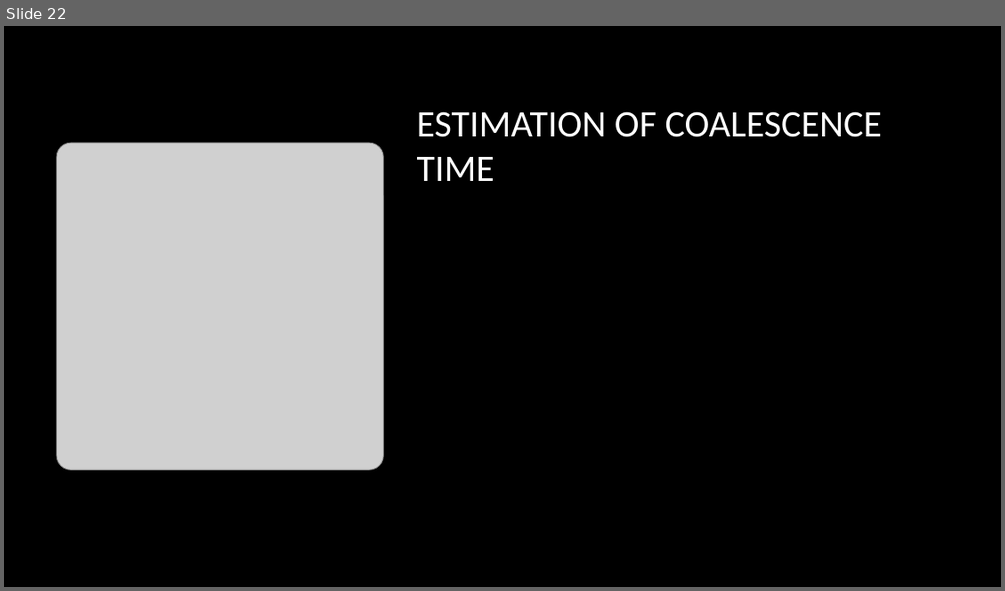
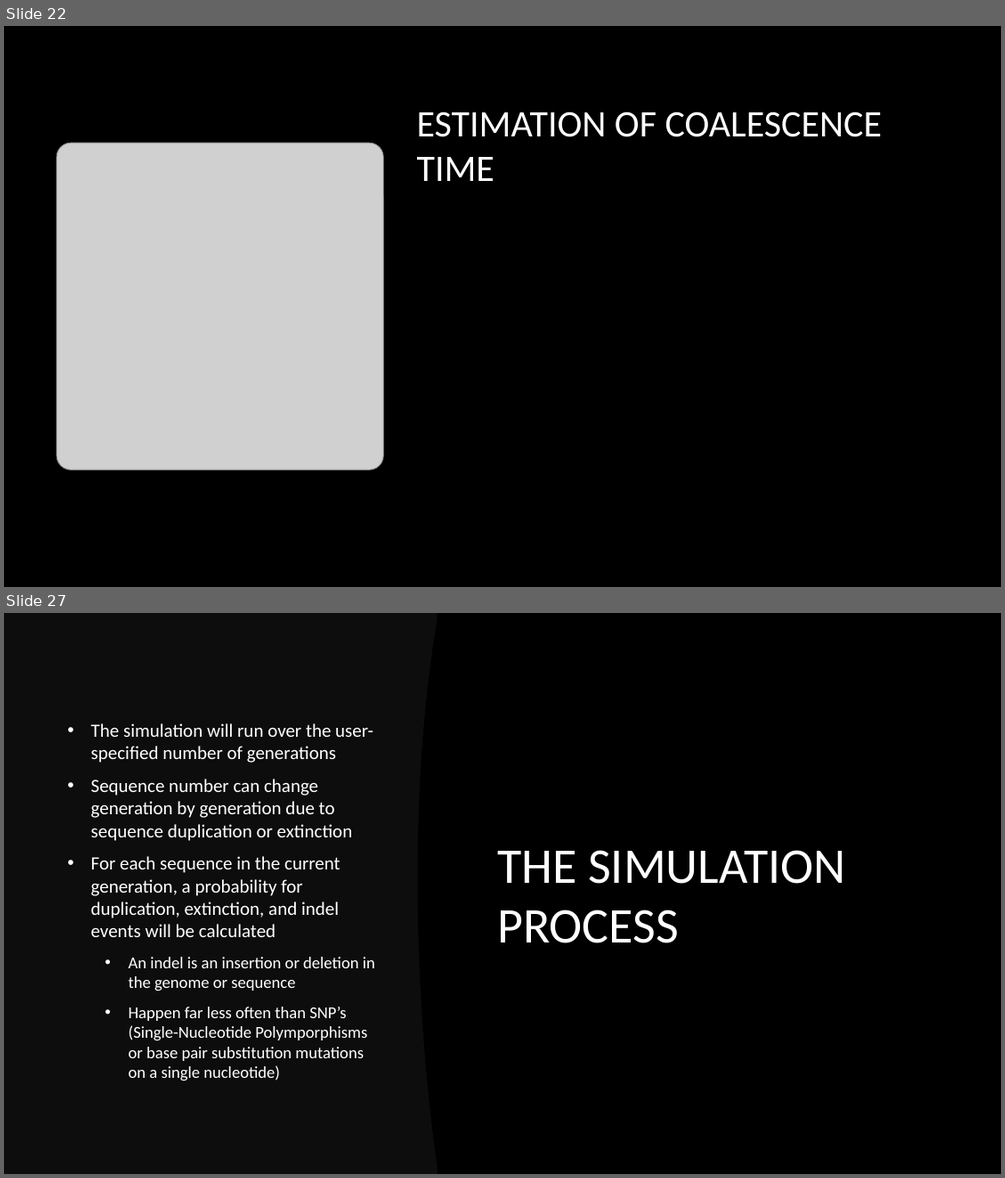
Before and after one commit to hakidehari/RepliClade, a slide deck: Repliclade_final/Repliclade.pptx. Shown one above the other, each under a label of ours: slide 22 before the commit, slides 22 and 27 after it; the slides between them are not shown. The pictures are 1005x591 and 1005x1178 pixels, drawn with LibreOffice and Linux fonts; fonts in the diff are those of the drawing; grey boxes stand for pictures; background and template pictures are left out. Boxes give left, top, right and bottom in pixels: in the first picture for what was removed or moved away, otherwise in the second. Text is boxed around its words. In the diff, an @@ line names an element or a change of style, - is before the commit and + after.

```diff
--- a/Repliclade_final/Repliclade.pptx
+++ b/Repliclade_final/Repliclade.pptx
@@ slide 27 added at (x1=4, y1=613, x2=1001, y2=1174), background picture (left out) @@
@@ freeform shape added at (x1=4, y1=613, x2=437, y2=1174), fill #0D0D0D @@
@@ text added at (x1=91, y1=723, x2=375, y2=1080), 18 pt, text #FFFFFF @@
+• The simulation will run over the user-specified number of generations
+• Sequence number can change generation by generation due to sequence duplication or extinction
+• For each sequence in the current generation, a probability for duplication, extinction, and indel events will be calculated
+  • An indel is an insertion or deletion in the genome or sequence
+  • Happen far less often than SNP’s (Single-Nucleotide Polymporphisms or base pair substitution mutations on a single nucleotide)
@@ title added at (x1=497, y1=850, x2=846, y2=943), 48 pt, text #FFFFFF @@
+THE SIMULATION PROCESS
```
Also in this commit, not shown: 1 slide changed, 5 other slides added.
